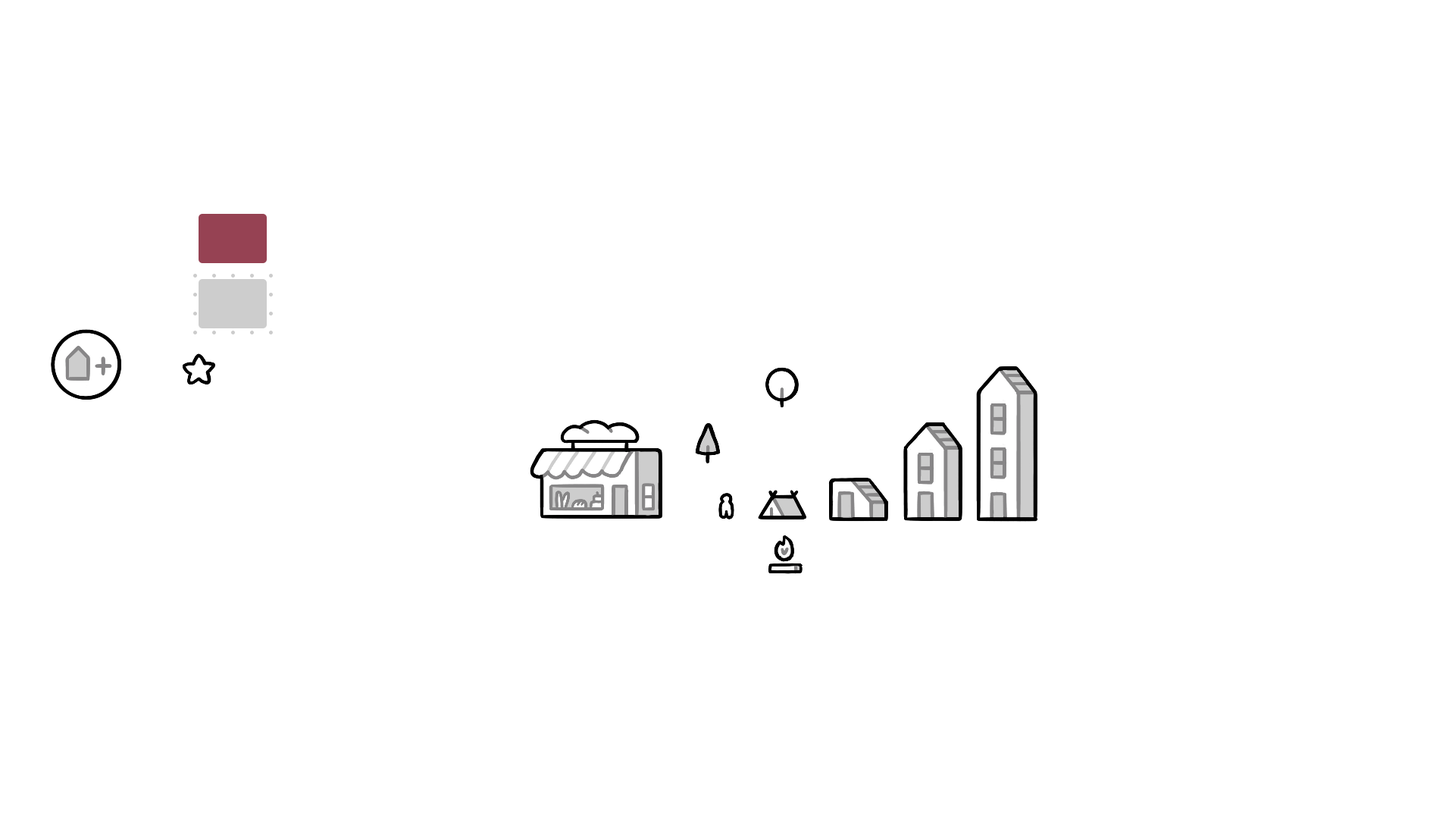
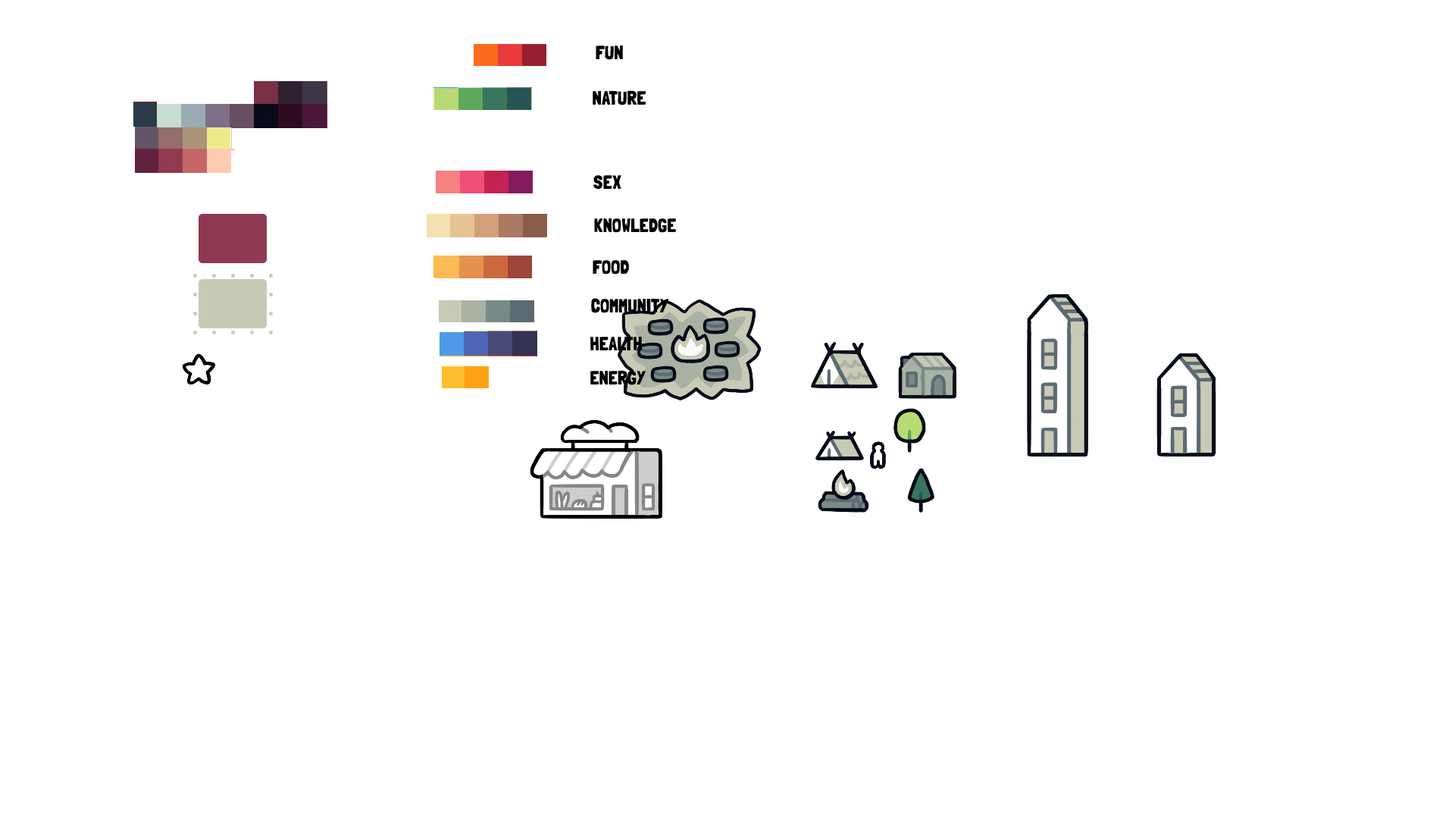
Revision of a layered 1455x819 image; what changed, layer by layer:
removed layer "plusSign" over [50, 328, 122, 400]
removed layer "house_1" over [828, 476, 890, 522]
removed layer "house_2" over [903, 422, 963, 522]
removed layer "house_3" over [976, 366, 1039, 522]
added layer "FOOD" above "Ebene 2" over [590, 45, 677, 386]
added layer "Ebene 2" above "person" over [133, 43, 548, 389]
added group "house" with 2 layers above "tall_house" over [1156, 352, 1217, 458]
added layer "Ebene 25" in group "house" over [1156, 352, 1217, 458]
added layer "Ebene 24" in group "house" over [1158, 354, 1214, 456]
added group "tall_house" with 2 layers above "fire" over [1027, 293, 1089, 458]
added layer "Ebene 23" in group "tall_house" over [1027, 293, 1089, 458]
added layer "Ebene 22" in group "tall_house" over [1028, 294, 1087, 456]
added group "hut" with 2 layers above "court" over [898, 351, 957, 399]
added layer "Ebene 13" in group "hut" over [898, 351, 957, 399]
added group "court" with 7 layers above "big_tent" over [617, 299, 762, 401]
added layer "Ebene 10" in group "court" over [636, 316, 741, 383]
added layer "Ebene 9" in group "court" over [617, 299, 762, 401]
added layer "Ebene 8" in group "court" over [631, 310, 749, 389]
added layer "Ebene 7" in group "court" over [619, 300, 760, 398]
added group "big_tent" with 3 layers above "star" over [811, 341, 881, 389]
added layer "Ebene 6" in group "big_tent" over [811, 341, 881, 389]
painted on "Rechteck 1" (1st of 3, in "fieldInnerCanceled") over [198, 213, 267, 264]
painted on "Rechteck 1" (2nd of 3, in "fieldInner") over [198, 278, 267, 329]
painted on "Rechteck 1" (3rd of 3, in "field") over [193, 273, 273, 335]
…and 33 more changes (28 added, 5 removed)
